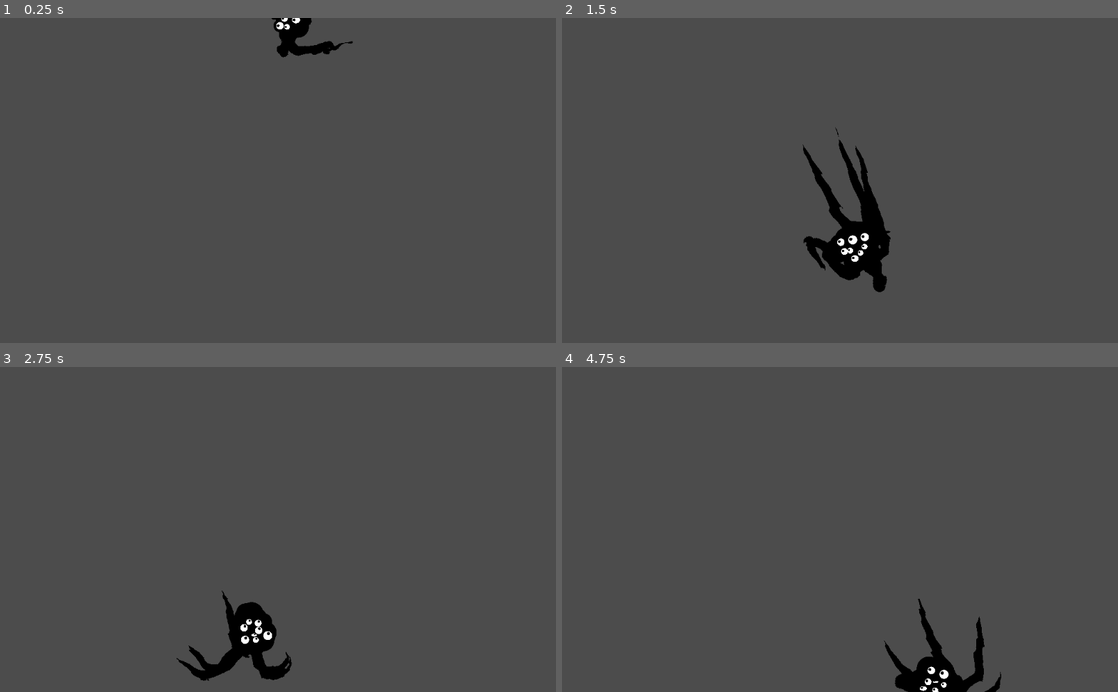
Above: before the commit, frames 1-4 (two rows, left to right).
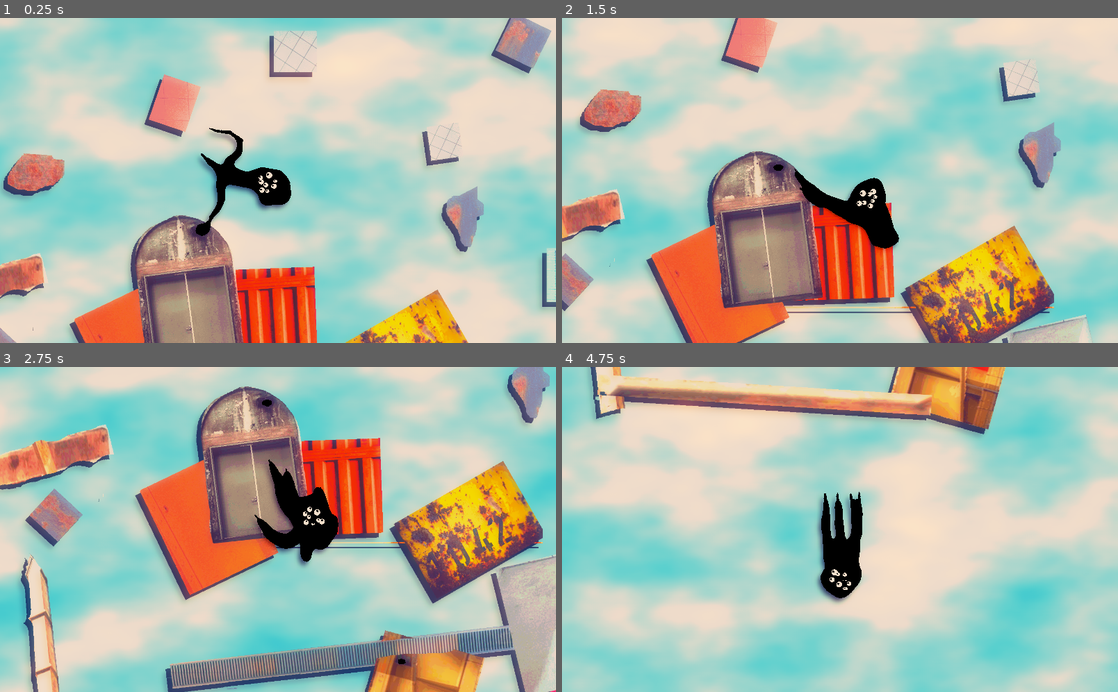
Above: after the commit, the same moments.

Repository: cis-ash/CreatureAddon
Game: Godot game, scene res://WallCritters.tscn
Two runs of this game, one before a commit and one after it. Both use one fixed random seed, a clock stepped at 60 frames per second and the inputs below.
Inputs (mouse positions are in pixels of both pictures, inside the frame that each line leads up to):
- Up to frame 1 (0.25 s): no input
- Up to frame 2 (1.5 s): tap Enter (ui_accept) at 0.5, 0.77 s; move the mouse to (962, 164) at 0.52 s; hold Right (ui_right) 0.53-1.28 s; move the mouse to (728, 196) at 1.27 s; hold Left (ui_left) from 1.28 s (still down)
- Up to frame 3 (2.75 s): tap Enter (ui_accept) at 1.52 s; move the mouse to (333, 458) at 2.02 s; release Left (ui_left) at 2.03 s; hold Right (ui_right) from 2.03 s (still down)
- Up to frame 4 (4.75 s): move the mouse to (812, 594) at 2.77 s; tap Enter (ui_accept) at 3.02, 3.77, 4.52 s; move the mouse to (1006, 578) at 3.52 s; release Right (ui_right) at 3.53 s; hold Left (ui_left) from 3.53 s (still down); move the mouse to (673, 480) at 4.27 s

The runs differ from the first frame. In frame 1, 99% of the frame differs, in the area x 0-100%, y 0-100%; in frame 2, 97%; in frame 3, 98%; in frame 4, 99%.

Commit message:
foddy moment

Diff:
--- /dev/null
+++ b/Camera2D.gd
@@ -0,0 +1,15 @@
+extends Camera2D
+export(NodePath) var target_path
+onready var target = get_node(target_path)
+var speed = Vector2.ZERO
+
+export var enthusiasm = 1.0
+export var rate = 1.0
+
+
+func _physics_process(delta):
+
+	speed = lerp(speed, (target.global_position - global_position) * enthusiasm, delta * rate)
+#	print(global_position)
+	global_position += speed * delta
+	pass
--- /dev/null
+++ b/WallCritters.gd
@@ -0,0 +1,12 @@
+extends Node2D
+
+export (NodePath) var critter_path
+onready var critter = get_node(critter_path)
+
+func _physics_process(delta):
+	var critter_pos = critter.global_position
+
+	if critter_pos.x < -2_000 or critter_pos.x > 31_000 or critter_pos.y < -1_000 or critter_pos.y > 17_000:
+		get_tree().reload_current_scene()
+
+	pass
--- a/WallCritters.tscn
+++ b/WallCritters.tscn
@@ -1,21 +1,153 @@
-[gd_scene load_steps=17 format=2]
+[gd_scene load_steps=50 format=2]
 
 [ext_resource path="res://Navigator.gd" type="Script" id=1]
 [ext_resource path="res://Shapes/WHITE_Circle.png" type="Texture" id=2]
 [ext_resource path="res://Shapes/WHITE_Triangle.png" type="Texture" id=3]
 [ext_resource path="res://Shapes/WHITE_Square.png" type="Texture" id=4]
 [ext_resource path="res://EyeManager.gd" type="Script" id=5]
-[ext_resource path="res://Shapes/horizontalgradient.png" type="Texture" id=6]
-
-[sub_resource type="NavigationPolygon" id=1]
-vertices = PoolVector2Array( 1803.99, 658.729, 3217.11, 348.694, 1571.25, 1157.35, 2056.45, 1956.5, 1761.52, 1870.88, 1219.25, 1081.25, 1159.83, 586.686, 1524.29, 196.803, 1846.36, 78.1434, 1083.55, 989.282, -398.076, 377.235, 884.372, -78.657, 467.667, 538.967, 20.5249, 1518.87, -226.83, 1433.25, 543.776, 1338.11, 524.749, 1766.23, -864.245, 1442.76 )
-polygons = [ PoolIntArray( 0, 1, 2 ), PoolIntArray( 2, 3, 4, 5, 6 ), PoolIntArray( 6, 7, 8, 0, 2 ), PoolIntArray( 6, 5, 9 ), PoolIntArray( 10, 11, 6, 12 ), PoolIntArray( 12, 13, 14, 10 ), PoolIntArray( 15, 12, 6, 9 ), PoolIntArray( 15, 9, 16 ), PoolIntArray( 17, 15, 16 ) ]
-outlines = [ PoolVector2Array( -864.245, 1442.76, 524.749, 1766.23, 1083.55, 989.282, 1219.25, 1081.25, 1761.52, 1870.88, 2056.45, 1956.5, 1571.25, 1157.35, 3217.11, 348.694, 1803.99, 658.729, 1846.36, 78.1434, 1524.29, 196.803, 1159.83, 586.686, 884.372, -78.657, -398.076, 377.235, -226.83, 1433.25, 20.5249, 1518.87, 467.667, 538.967, 543.776, 1338.11 ) ]
-
-[sub_resource type="NavigationPolygon" id=2]
-vertices = PoolVector2Array( -1165.84, 1755.2, 2799.28, 998.292, 3999.94, 1005.05, -1345.02, 2038.99 )
-polygons = [ PoolIntArray( 0, 1, 2, 3 ) ]
-outlines = [ PoolVector2Array( -1345.02, 2038.99, 3999.94, 1005.05, 2799.28, 998.292, -1165.84, 1755.2 ) ]
+[ext_resource path="res://Shapes/stubbygradient.png" type="Texture" id=6]
+[ext_resource path="res://wall.png" type="Texture" id=7]
+[ext_resource path="res://Camera2D.gd" type="Script" id=8]
+[ext_resource path="res://WallCritters.gd" type="Script" id=9]
+
+[sub_resource type="Shader" id=35]
+code = "shader_type canvas_item;
+uniform sampler2D noise_1;
+uniform sampler2D noise_2;
+uniform vec4 sky1 : hint_color;
+uniform vec4 cloud1 : hint_color;
+
+void fragment(){
+	float noise1 = texture(noise_1, UV*0.2 + TIME * vec2(0.3, 0.7)*0.1).r;
+	float noise2 = texture(noise_2, UV*0.2 + TIME * vec2(-0.7, -0.3)*0.1).r;
+	COLOR = mix(sky1, cloud1, noise1 * noise2 * 3.0);
+}"
+
+[sub_resource type="OpenSimplexNoise" id=36]
+octaves = 5
+period = 256.0
+persistence = 0.413
+
+[sub_resource type="NoiseTexture" id=37]
+width = 2048
+height = 2048
+seamless = true
+noise = SubResource( 36 )
+
+[sub_resource type="OpenSimplexNoise" id=38]
+seed = 1
+octaves = 5
+period = 256.0
+persistence = 0.75
+lacunarity = 1.62
+
+[sub_resource type="NoiseTexture" id=39]
+width = 2048
+height = 2048
+seamless = true
+noise = SubResource( 38 )
+
+[sub_resource type="ShaderMaterial" id=40]
+shader = SubResource( 35 )
+shader_param/sky1 = Color( 0.454902, 0.858824, 0.984314, 1 )
+shader_param/cloud1 = Color( 1, 1, 1, 1 )
+shader_param/noise_1 = SubResource( 37 )
+shader_param/noise_2 = SubResource( 39 )
+
+[sub_resource type="NavigationPolygon" id=15]
+vertices = PoolVector2Array( 3151.39, 93.9978, 3146.9, 300.531, -341.715, 646.249, -332.736, 435.226 )
+polygons = [ PoolIntArray( 0, 1, 2, 3 ) ]
+outlines = [ PoolVector2Array( 3151.39, 93.9978, 3146.9, 300.531, -341.715, 646.249, -332.736, 435.226 ) ]
+
+[sub_resource type="NavigationPolygon" id=17]
+vertices = PoolVector2Array( 3105.49, 557.97, 3113.49, 707.208, -498.898, 472.927, -500.033, 340.881 )
+polygons = [ PoolIntArray( 0, 1, 2, 3 ) ]
+outlines = [ PoolVector2Array( 3105.49, 557.97, 3113.49, 707.208, -498.898, 472.927, -500.033, 340.881 ) ]
+
+[sub_resource type="NavigationPolygon" id=18]
+vertices = PoolVector2Array( 5653.55, 562.157, 5635.75, 797.896, -572.303, 487.401, -436.735, 273.961 )
+polygons = [ PoolIntArray( 0, 1, 2, 3 ) ]
+outlines = [ PoolVector2Array( 5653.55, 562.157, 5635.75, 797.896, -572.303, 487.401, -436.735, 273.961 ) ]
+
+[sub_resource type="NavigationPolygon" id=19]
+vertices = PoolVector2Array( 450.276, 1570.66, 856.106, 1604.85, 397.637, 1780.42, -21.2654, 1200.91, -249.494, 174.117, -74.3613, -88.7031, 107.031, 1130.85, 155.128, 1545.8 )
+polygons = [ PoolIntArray( 0, 1, 2 ), PoolIntArray( 3, 4, 5, 6, 7 ), PoolIntArray( 0, 2, 7, 6 ) ]
+outlines = [ PoolVector2Array( 155.128, 1545.8, -21.2654, 1200.91, -249.494, 174.117, -74.3613, -88.7031, 107.031, 1130.85, 450.276, 1570.66, 856.106, 1604.85, 397.637, 1780.42 ) ]
+
+[sub_resource type="NavigationPolygon" id=20]
+vertices = PoolVector2Array( 3089.07, -1263.04, 4080.52, 756.329, 4033.44, 862.25, 2909.79, -1210.39, 2861.9, -1653.73, -33.7749, 185.222, -77.9277, 8.83984, 2710.6, -1544.08, 2026.58, -3136.55, 2069.27, -3167.38, 4332.43, -2375.68, 4513.39, -1877.42 )
+polygons = [ PoolIntArray( 0, 1, 2, 3, 4 ), PoolIntArray( 3, 5, 6, 7 ), PoolIntArray( 7, 8, 9, 4, 3 ), PoolIntArray( 4, 10, 11, 0 ) ]
+outlines = [ PoolVector2Array( 2710.6, -1544.08, 2026.58, -3136.55, 2069.27, -3167.38, 2861.9, -1653.73, 4332.43, -2375.68, 4513.39, -1877.42, 3089.07, -1263.04, 4080.52, 756.329, 4033.44, 862.25, 2909.79, -1210.39, -33.7749, 185.222, -77.9277, 8.83984 ) ]
+
+[sub_resource type="NavigationPolygon" id=21]
+vertices = PoolVector2Array( 1084.71, -4271.92, 1204.59, -4465.82, 121.193, -172.615, -7.04761, -209.691, 253.399, 147.614, -227.468, 3.55957 )
+polygons = [ PoolIntArray( 0, 1, 2, 3 ), PoolIntArray( 2, 4, 5, 3 ) ]
+outlines = [ PoolVector2Array( 1084.71, -4271.92, 1204.59, -4465.82, 121.193, -172.615, 253.399, 147.614, -227.468, 3.55957, -7.04761, -209.691 ) ]
+
+[sub_resource type="NavigationPolygon" id=22]
+vertices = PoolVector2Array( 234.516, -385.199, 427.328, -7.72656, 61.2773, 269.408, -209.491, -144.734 )
+polygons = [ PoolIntArray( 0, 1, 2, 3 ) ]
+outlines = [ PoolVector2Array( 234.516, -385.199, 427.328, -7.72656, 61.2773, 269.408, -209.491, -144.734 ) ]
+
+[sub_resource type="NavigationPolygon" id=23]
+vertices = PoolVector2Array( 334.678, -551.829, 504.647, -56.8613, -22.4502, 201.125, -264.214, -164.775 )
+polygons = [ PoolIntArray( 0, 1, 2, 3 ) ]
+outlines = [ PoolVector2Array( 334.678, -551.829, 504.647, -56.8613, -22.4502, 201.125, -264.214, -164.775 ) ]
+
+[sub_resource type="NavigationPolygon" id=24]
+vertices = PoolVector2Array( 143.766, -280.024, 388.502, -81.0068, 350.488, 294.328, -101.544, -142.453 )
+polygons = [ PoolIntArray( 0, 1, 2, 3 ) ]
+outlines = [ PoolVector2Array( 143.766, -280.024, 388.502, -81.0068, 350.488, 294.328, -101.544, -142.453 ) ]
+
+[sub_resource type="NavigationPolygon" id=25]
+vertices = PoolVector2Array( 321.116, -486.685, 515.414, 7.49414, -49.4385, 274.934, -256.337, -254.992 )
+polygons = [ PoolIntArray( 0, 1, 2, 3 ) ]
+outlines = [ PoolVector2Array( 321.116, -486.685, 515.414, 7.49414, -49.4385, 274.934, -256.337, -254.992 ) ]
+
+[sub_resource type="NavigationPolygon" id=26]
+vertices = PoolVector2Array( 207.082, -525.617, 553.125, -90.9453, 47.0186, 243.216, -256.951, -196.524 )
+polygons = [ PoolIntArray( 0, 1, 2, 3 ) ]
+outlines = [ PoolVector2Array( 207.082, -525.617, 553.125, -90.9453, 47.0186, 243.216, -256.951, -196.524 ) ]
+
+[sub_resource type="NavigationPolygon" id=27]
+vertices = PoolVector2Array( 336.51, -634.399, 680.066, -61.9775, 9.25781, 246.933, -349.344, -238.417 )
+polygons = [ PoolIntArray( 0, 1, 2, 3 ) ]
+outlines = [ PoolVector2Array( 336.51, -634.399, 680.066, -61.9775, 9.25781, 246.933, -349.344, -238.417 ) ]
+
+[sub_resource type="NavigationPolygon" id=28]
+vertices = PoolVector2Array( 600.012, -448.553, 812.207, 57.8047, 228.291, 253.127, 37.2598, -259.283 )
+polygons = [ PoolIntArray( 0, 1, 2, 3 ) ]
+outlines = [ PoolVector2Array( 600.012, -448.553, 812.207, 57.8047, 228.291, 253.127, 37.2598, -259.283 ) ]
+
+[sub_resource type="NavigationPolygon" id=29]
+vertices = PoolVector2Array( 4094.47, -50.4902, 4416.69, -171.207, 4919.74, 609.597, 4134.39, 1036.9, 3903.28, 817.607, -2182.35, 934.54, -2708.81, 1199.3, -3276.83, 11.8301, -3496.96, -1206.66, -1119.8, -2474.62, 541.993, -1667.3, 431.086, -3997.1, 2495.04, -4065.24, 2568.32, -2422.29, -1000.98, 2460.28, -1439.78, 2243.32, 2703.08, 1680.38, -368.551, 2356.42, 3370.78, 2248.55, 4080.89, 2256.61, 4249.19, 2864.89, 2480.53, 7909.75, 4737.68, 2896.4, 5075.58, 3459.02, 2888.3, 7974.79, 1104.64, 7449.98, 999.268, 6792.3, 2009.12, 8247.24, 1588.1, 8242.1, 543.199, 6794.33, -41.5684, 6256.66, -619.35, 6342.03, -929.666, 5985.58, -1179.38, 5372.04, -32.873, 3050.97, -606.732, 2441.69 )
+polygons = [ PoolIntArray( 0, 1, 2, 3, 4 ), PoolIntArray( 5, 6, 7, 8, 9, 10 ), PoolIntArray( 10, 11, 12, 13 ), PoolIntArray( 14, 15, 5, 10, 13, 0, 4, 16, 17 ), PoolIntArray( 18, 19, 20, 21 ), PoolIntArray( 22, 23, 24, 21, 20 ), PoolIntArray( 25, 26, 16, 18, 21, 27, 28 ), PoolIntArray( 16, 26, 29, 30 ), PoolIntArray( 16, 30, 31, 32, 33, 34 ), PoolIntArray( 16, 34, 17 ), PoolIntArray( 14, 17, 35 ) ]
+outlines = [ PoolVector2Array( -32.873, 3050.97, -368.551, 2356.42, -606.732, 2441.69, -1000.98, 2460.28, -1439.78, 2243.32, -2182.35, 934.54, -2708.81, 1199.3, -3276.83, 11.8301, -3496.96, -1206.66, -1119.8, -2474.62, 541.993, -1667.3, 431.086, -3997.1, 2495.04, -4065.24, 2568.32, -2422.29, 4094.47, -50.4902, 4416.69, -171.207, 4919.74, 609.597, 4134.39, 1036.9, 3903.28, 817.607, 2703.08, 1680.38, 3370.78, 2248.55, 4080.89, 2256.61, 4249.19, 2864.89, 4737.68, 2896.4, 5075.58, 3459.02, 2888.3, 7974.79, 2480.53, 7909.75, 2009.12, 8247.24, 1588.1, 8242.1, 1104.64, 7449.98, 999.268, 6792.3, 543.199, 6794.33, -41.5684, 6256.66, -619.35, 6342.03, -929.666, 5985.58, -1179.38, 5372.04 ) ]
+
+[sub_resource type="NavigationPolygon" id=30]
+vertices = PoolVector2Array( 334.678, -551.829, 504.647, -56.8613, 100.001, 123.03, -47.9287, -330.743 )
+polygons = [ PoolIntArray( 0, 1, 2, 3 ) ]
+outlines = [ PoolVector2Array( 334.678, -551.829, 504.647, -56.8613, 100.001, 123.03, -47.9287, -330.743 ) ]
+
+[sub_resource type="NavigationPolygon" id=31]
+vertices = PoolVector2Array( 334.678, -551.829, 504.647, -56.8613, 295.787, 44.6919, 85.9658, -300.767 )
+polygons = [ PoolIntArray( 0, 1, 2, 3 ) ]
+outlines = [ PoolVector2Array( 334.678, -551.829, 504.647, -56.8613, 295.787, 44.6919, 85.9658, -300.767 ) ]
+
+[sub_resource type="NavigationPolygon" id=32]
+vertices = PoolVector2Array( -329.135, 223.592, 624.303, -3480.27, 813.744, -3918.26, 822.123, -3428.68, 14.0359, -10.3164, 6334.13, -246.131, 2652.93, -1032.25, 2730.83, -1237.04, 6466.76, -424.258, 9997.4, 1363.68, 10729.1, 1557.65, 10447.6, 2498.82, 9034.99, 2032.46, 9250.91, 1236.47, 8949.5, -988.852, 10223.9, -888.844, 8815.15, 82.3379, 8757.15, 1163.63, 8703.79, 291.665, 7007.93, -303.314, 7638, 71.3857, 5497.09, 2555.95, 4767.67, 2051.57, 7981.88, 396.253, 6174.56, 2978.76, 6589.63, -573.802 )
+polygons = [ PoolIntArray( 0, 1, 2, 3, 4 ), PoolIntArray( 5, 6, 7, 8 ), PoolIntArray( 9, 10, 11, 12, 13 ), PoolIntArray( 14, 15, 9, 13, 16 ), PoolIntArray( 16, 13, 17, 18 ), PoolIntArray( 19, 16, 18, 20, 5 ), PoolIntArray( 21, 0, 4, 22 ), PoolIntArray( 21, 22, 5, 20, 23, 24 ), PoolIntArray( 25, 19, 5, 8 ) ]
+outlines = [ PoolVector2Array( 624.303, -3480.27, 813.744, -3918.26, 822.123, -3428.68, 14.0359, -10.3164, 4767.67, 2051.57, 6334.13, -246.131, 2652.93, -1032.25, 2730.83, -1237.04, 6466.76, -424.258, 6589.63, -573.802, 7007.93, -303.314, 8815.15, 82.3379, 8949.5, -988.852, 10223.9, -888.844, 9997.4, 1363.68, 10729.1, 1557.65, 10447.6, 2498.82, 9034.99, 2032.46, 9250.91, 1236.47, 8757.15, 1163.63, 8703.79, 291.665, 7638, 71.3857, 7981.88, 396.253, 6174.56, 2978.76, 5497.09, 2555.95, -329.135, 223.592 ) ]
+
+[sub_resource type="NavigationPolygon" id=33]
+vertices = PoolVector2Array( 1910.54, -577.686, 3260.66, -130.129, 2846.67, 1298.55, 866.929, 729.949, 311.863, -808.181, 846.273, 1085.21, -684.832, 1226.68, -926.269, -640.482, 1309.17, -1822.99, 1715.15, -1597.15, 1960.65, -1117.47, 505.303, -1453.34, 742.138, -1714.66 )
+polygons = [ PoolIntArray( 0, 1, 2, 3, 4 ), PoolIntArray( 5, 6, 7, 4, 3 ), PoolIntArray( 8, 9, 10, 0, 4, 11, 12 ) ]
+outlines = [ PoolVector2Array( 2846.67, 1298.55, 866.929, 729.949, 846.273, 1085.21, -684.832, 1226.68, -926.269, -640.482, 311.863, -808.181, 505.303, -1453.34, 742.138, -1714.66, 1309.17, -1822.99, 1715.15, -1597.15, 1960.65, -1117.47, 1910.54, -577.686, 3260.66, -130.129 ) ]
+
+[sub_resource type="NavigationPolygon" id=34]
+vertices = PoolVector2Array( 1537.56, -904.557, 1741.08, 331.51, -219.928, 727.092, -418.28, -524.116 )
+polygons = [ PoolIntArray( 0, 1, 2, 3 ) ]
+outlines = [ PoolVector2Array( -418.28, -524.116, -219.928, 727.092, 1741.08, 331.51, 1537.56, -904.557 ) ]
 
 [sub_resource type="Shader" id=3]
 code = "shader_type canvas_item;
@@ -45,12 +177,13 @@
 [sub_resource type="ShaderMaterial" id=6]
 shader = SubResource( 3 )
 shader_param/scrollspeed = Vector2( 1.612, 0.567 )
-shader_param/cutoff = 0.549
-shader_param/noise_influence = 0.711
+shader_param/cutoff = 0.67
+shader_param/noise_influence = 0.834
 shader_param/noise = SubResource( 5 )
 
 [sub_resource type="Curve" id=7]
-_data = [ Vector2( 0, 1 ), 0.0, 0.0, 0, 0, Vector2( 1, 0.441327 ), -1.74211, 0.0, 0, 0 ]
+max_value = 3.0
+_data = [ Vector2( 0.166667, 3 ), 0.0, -10.4193, 0, 0, Vector2( 0.359375, 1.04082 ), -0.130612, -0.130612, 0, 0, Vector2( 1, 0.428571 ), -0.683436, 0.0, 0, 0 ]
 
 [sub_resource type="Curve" id=8]
 _data = [ Vector2( 0, 0 ), 0.0, 8.10131, 0, 0, Vector2( 0.319298, 0.989796 ), 0.223705, 0.223705, 0, 0, Vector2( 1, 0 ), -2.9937, 0.0, 0, 0 ]
@@ -75,61 +208,199 @@
 scale_random = 1.0
 scale_curve = SubResource( 9 )
 
+[sub_resource type="Shader" id=11]
+code = "shader_type canvas_item;
+uniform vec2 offset;
+uniform float blur_level;
+uniform float mix_amount;
+
+void fragment(){
+	vec3 blur = textureLod(SCREEN_TEXTURE, SCREEN_UV + offset, blur_level).rgb;
+	vec3 real = texture(SCREEN_TEXTURE, SCREEN_UV).rgb;
+	COLOR.rgb = mix( real, blur * real, mix_amount);
+}"
+
+[sub_resource type="ShaderMaterial" id=12]
+shader = SubResource( 11 )
+shader_param/offset = Vector2( 0.005, 0.011 )
+shader_param/blur_level = 1.917
+shader_param/mix_amount = 0.5
+
+[sub_resource type="Shader" id=13]
+code = "shader_type canvas_item;
+uniform vec2 offset;
+uniform float blur_level;
+uniform float threshold;
+
+void fragment(){
+	vec3 blur = textureLod(SCREEN_TEXTURE, SCREEN_UV, blur_level).rgb;
+	if (length(blur) < threshold){
+		COLOR.rgb = vec3(0.0);
+		COLOR.a = 1.0;
+	}else{
+		COLOR.rgb = vec3(1.0);
+		COLOR.a = 0.0;
+
+	}
+}"
+
+[sub_resource type="ShaderMaterial" id=14]
+shader = SubResource( 13 )
+shader_param/offset = Vector2( 0.005, 0.011 )
+shader_param/blur_level = 2.056
+shader_param/threshold = 1.064
+
+[sub_resource type="Gradient" id=41]
+offsets = PoolRealArray( 0, 0.248447, 0.645963, 1 )
+colors = PoolColorArray( 0, 0, 0, 1, 0.294279, 0.188766, 0.347656, 1, 0.933594, 0.822479, 0.714783, 1, 1, 1, 1, 1 )
+
+[sub_resource type="GradientTexture" id=42]
+gradient = SubResource( 41 )
+
+[sub_resource type="Environment" id=16]
+background_mode = 4
+tonemap_exposure = 0.7
+tonemap_white = 1.64
+adjustment_enabled = true
+adjustment_brightness = 0.78
+adjustment_contrast = 1.48
+adjustment_saturation = 1.22
+adjustment_color_correction = SubResource( 42 )
+
 [node name="Node2D" type="Node2D"]
+script = ExtResource( 9 )
+critter_path = NodePath("Navigator")
+
+[node name="sky" type="TextureRect" parent="."]
+material = SubResource( 40 )
+margin_left = -7486.0
+margin_top = -5357.0
+margin_right = 35571.0
+margin_bottom = 20925.0
+texture = ExtResource( 7 )
+expand = true
+stretch_mode = 2
+__meta__ = {
+"_edit_use_anchors_": false
+}
 
 [node name="ClimbableSurface" type="Navigation2D" parent="."]
 
 [node name="NavigationPolygonInstance" type="NavigationPolygonInstance" parent="ClimbableSurface"]
-position = Vector2( 0, -1.88776 )
-navpoly = SubResource( 1 )
+position = Vector2( 2796.98, 1778.01 )
+navpoly = SubResource( 15 )
 
 [node name="NavigationPolygonInstance2" type="NavigationPolygonInstance" parent="ClimbableSurface"]
-position = Vector2( 1191.98, 1921.32 )
-rotation = 0.32422
-navpoly = SubResource( 1 )
+position = Vector2( 5434.63, 3956.47 )
+rotation = -0.945904
+navpoly = SubResource( 17 )
 
 [node name="NavigationPolygonInstance3" type="NavigationPolygonInstance" parent="ClimbableSurface"]
-position = Vector2( 24.6196, 3393.99 )
-rotation = 3.36382
-navpoly = SubResource( 1 )
+position = Vector2( 3059.88, 7016.98 )
+rotation = -0.329022
+navpoly = SubResource( 18 )
 
 [node name="NavigationPolygonInstance5" type="NavigationPolygonInstance" parent="ClimbableSurface"]
-position = Vector2( 4729.98, 1580.09 )
-rotation = 3.36382
-navpoly = SubResource( 1 )
+position = Vector2( 793.431, 10152.9 )
+rotation = -0.329022
+navpoly = SubResource( 19 )
 
 [node name="NavigationPolygonInstance6" type="NavigationPolygonInstance" parent="ClimbableSurface"]
-position = Vector2( 5187.95, 4480.53 )
-rotation = 3.36382
-navpoly = SubResource( 1 )
+position = Vector2( 2076.32, 13103.6 )
+rotation = -0.329022
+navpoly = SubResource( 20 )
 
 [node name="NavigationPolygonInstance7" type="NavigationPolygonInstance" parent="ClimbableSurface"]
-position = Vector2( 6714.49, 3573.58 )
-rotation = 3.36382
-navpoly = SubResource( 1 )
+position = Vector2( 6466.67, 11093.7 )
+rotation = -0.329022
+navpoly = SubResource( 21 )
 
 [node name="NavigationPolygonInstance8" type="NavigationPolygonInstance" parent="ClimbableSurface"]
-position = Vector2( -1862.92, 2607.35 )
-rotation = 3.36382
-navpoly = SubResource( 2 )
+position = Vector2( 7678.29, 7273.56 )
+rotation = -0.329022
+navpoly = SubResource( 22 )
+
+[node name="NavigationPolygonInstance11" type="NavigationPolygonInstance" parent="ClimbableSurface"]
+position = Vector2( 11169.8, 2906.79 )
+rotation = -0.768241
+navpoly = SubResource( 23 )
+
+[node name="NavigationPolygonInstance19" type="NavigationPolygonInstance" parent="ClimbableSurface"]
+position = Vector2( 8529.78, 4172.92 )
+rotation = -0.768241
+navpoly = SubResource( 24 )
+
+[node name="NavigationPolygonInstance12" type="NavigationPolygonInstance" parent="ClimbableSurface"]
+position = Vector2( 17591.5, 1755.64 )
+rotation = -0.768241
+navpoly = SubResource( 25 )
+
+[node name="NavigationPolygonInstance13" type="NavigationPolygonInstance" parent="ClimbableSurface"]
+position = Vector2( 19399.1, 3039.98 )
+rotation = -2.09439
+navpoly = SubResource( 26 )
+
+[node name="NavigationPolygonInstance14" type="NavigationPolygonInstance" parent="ClimbableSurface"]
+position = Vector2( 18866.4, 5805.27 )
+rotation = -2.61799
+navpoly = SubResource( 27 )
+
+[node name="NavigationPolygonInstance20" type="NavigationPolygonInstance" parent="ClimbableSurface"]
+position = Vector2( 18409.2, 13602.6 )
+rotation = -2.61799
+navpoly = SubResource( 28 )
+
+[node name="NavigationPolygonInstance21" type="NavigationPolygonInstance" parent="ClimbableSurface"]
+position = Vector2( 23308, 11622.7 )
+rotation = -2.61799
+navpoly = SubResource( 29 )
+
+[node name="NavigationPolygonInstance15" type="NavigationPolygonInstance" parent="ClimbableSurface"]
+position = Vector2( 13671.9, 1711.44 )
+rotation = -2.61799
+navpoly = SubResource( 30 )
+
+[node name="NavigationPolygonInstance16" type="NavigationPolygonInstance" parent="ClimbableSurface"]
+position = Vector2( 16556.6, 3411.71 )
+rotation = -2.61799
+navpoly = SubResource( 31 )
+
+[node name="NavigationPolygonInstance17" type="NavigationPolygonInstance" parent="ClimbableSurface"]
+position = Vector2( 16440.4, 4641.11 )
+rotation = -4.63485
+navpoly = SubResource( 23 )
 
 [node name="NavigationPolygonInstance9" type="NavigationPolygonInstance" parent="ClimbableSurface"]
-position = Vector2( 9002.94, 6065.44 )
-rotation = 3.36382
-navpoly = SubResource( 2 )
+position = Vector2( 7892.11, 12055.5 )
+rotation = -0.329022
+navpoly = SubResource( 32 )
 
 [node name="NavigationPolygonInstance10" type="NavigationPolygonInstance" parent="ClimbableSurface"]
-position = Vector2( 9070.74, 2115.76 )
-rotation = 3.36382
-navpoly = SubResource( 2 )
-
-[node name="NavigationPolygonInstance11" type="NavigationPolygonInstance" parent="ClimbableSurface"]
-position = Vector2( -1201.82, 4895.79 )
-rotation = 3.36382
-navpoly = SubResource( 2 )
+position = Vector2( 10586.2, 7066.09 )
+rotation = -0.329022
+navpoly = SubResource( 33 )
+
+[node name="NavigationPolygonInstance18" type="NavigationPolygonInstance" parent="ClimbableSurface"]
+position = Vector2( 14778.2, 7722.09 )
+rotation = -0.329022
+navpoly = SubResource( 34 )
+
+[node name="wall2" type="Sprite" parent="ClimbableSurface"]
+self_modulate = Color( 0, 0, 0, 0.341176 )
+position = Vector2( 13967, 7839.22 )
+scale = Vector2( 7, 7 )
+texture = ExtResource( 7 )
+
+[node name="wall" type="Sprite" parent="ClimbableSurface"]
+position = Vector2( 14047.6, 7748.5 )
+scale = Vector2( 7, 7 )
+texture = ExtResource( 7 )
+__meta__ = {
+"_edit_lock_": true
+}
 
 [node name="Navigator" type="Node2D" parent="."]
-position = Vector2( 379.095, -614.026 )
+position = Vector2( 13134.3, 4144.21 )
 script = ExtResource( 1 )
 surface_path = NodePath("../ClimbableSurface")
 gravity = 7000
@@ -171,7 +442,6 @@
 self_modulate = Color( 0, 0, 0, 1 )
 show_behind_parent = true
 scale = Vector2( 2.05863, 2.05863 )
-z_index = 1
 amount = 36
 lifetime = 1.5
 speed_scale = 4.1
@@ -189,7 +459,7 @@
 max_distance_spring = 1000
 speed_damp = 10.0
 assumed_radius = 250.0
-rand_force = 20000.0
+rand_force = 15000.0
 
 [node name="Eye" type="Node2D" parent="Navigator/EyeManager"]
 
@@ -360,6 +630,35 @@
 texture = ExtResource( 3 )
 
 [node name="Camera2D" type="Camera2D" parent="."]
-position = Vector2( -30.5862, 1706.01 )
+position = Vector2( 13098.3, 4141.51 )
 current = true
-zoom = Vector2( 7, 7 )
+zoom = Vector2( 10, 10 )
+script = ExtResource( 8 )
+target_path = NodePath("../Navigator")
+enthusiasm = 5.0
+rate = 3.0
+
+[node name="Overlay" type="ColorRect" parent="Camera2D"]
+material = SubResource( 12 )
+margin_left = -11055.0
+margin_top = -7018.82
+margin_right = 11703.0
+margin_bottom = 6734.18
+__meta__ = {
+"_edit_use_anchors_": false
+}
+
+[node name="Overlay2" type="ColorRect" parent="Camera2D"]
+material = SubResource( 14 )
+anchor_right = 1.0
+anchor_bottom = 1.0
+margin_left = -9410.07
+margin_top = -5396.37
+margin_right = 9685.93
+margin_bottom = 6935.63
+__meta__ = {
+"_edit_use_anchors_": false
+}
+
+[node name="WorldEnvironment" type="WorldEnvironment" parent="."]
+environment = SubResource( 16 )
--- a/project.godot
+++ b/project.godot
@@ -14,6 +14,11 @@
 run/main_scene="res://WallCritters.tscn"
 config/icon="res://addons/creature_maker/icon.png"
 
+[display]
+
+window/stretch/mode="2d"
+window/stretch/aspect="keep_height"
+
 [editor_plugins]
 
 enabled=PoolStringArray( "res://addons/creature_maker/plugin.cfg" )
@@ -25,4 +30,5 @@
 
 [rendering]
 
+environment/default_clear_color=Color( 1, 1, 1, 1 )
 environment/default_environment="res://default_env.tres"
Binary file added: Shapes/stubbygradient.png
Not shown, added: Shapes/stubbygradient.png.import
Binary file added: wall.png
Not shown, added: wall.png.import
Not shown, added: wall.pdn
